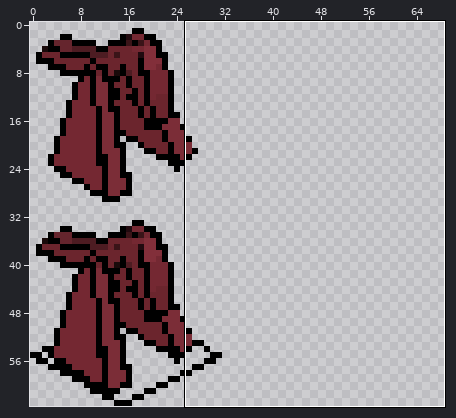
Two states of a sprite sheet, image/buildings.png. The first picture is a wide view before the edit; the outline marks the close-up.
Close-up. Before the edit:
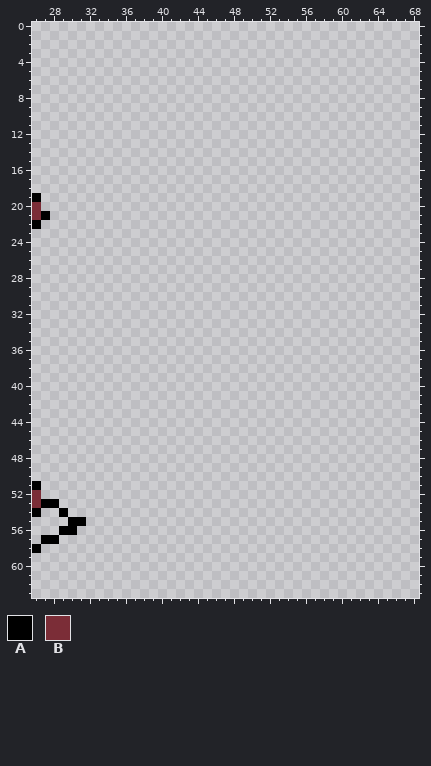
The file is 128x64 pixels. Colours within 5 levels of each other are drawn and written as one. Shown: x 26..68, y 0..63. The wide view leaves out empty margins.
Palette (. is transparent): A #000000  B #7b2d37
Pixels before (only the part around the change), first column x 26:
 0 ...........................................
 1 ...........................................
 2 ...........................................
 3 ...........................................
 4 ...........................................
 5 ...........................................
 6 ...........................................
 7 ...........................................
 8 ...........................................
 9 ...........................................
10 ...........................................
11 ...........................................
12 ...........................................
13 ...........................................
14 ...........................................
15 ...........................................
16 ...........................................
17 ...........................................
18 ...........................................
19 A..........................................
20 B..........................................
21 BA.........................................
22 A..........................................
23 ...........................................
24 ...........................................
25 ...........................................
26 ...........................................
27 ...........................................
28 ...........................................
29 ...........................................
30 ...........................................
31 ...........................................
32 ...........................................
33 ...........................................
34 ...........................................
35 ...........................................
36 ...........................................
37 ...........................................
38 ...........................................
39 ...........................................
40 ...........................................
41 ...........................................
42 ...........................................
43 ...........................................
44 ...........................................
45 ...........................................
46 ...........................................
47 ...........................................
48 ...........................................
49 ...........................................
50 ...........................................
51 A..........................................
52 B..........................................
53 BAA........................................
54 A..A.......................................
55 ....AA.....................................
56 ...AA......................................
57 .AA........................................
58 A..........................................
59 ...........................................
60 ...........................................
61 ...........................................
62 ...........................................
63 ...........................................
And afterwards:
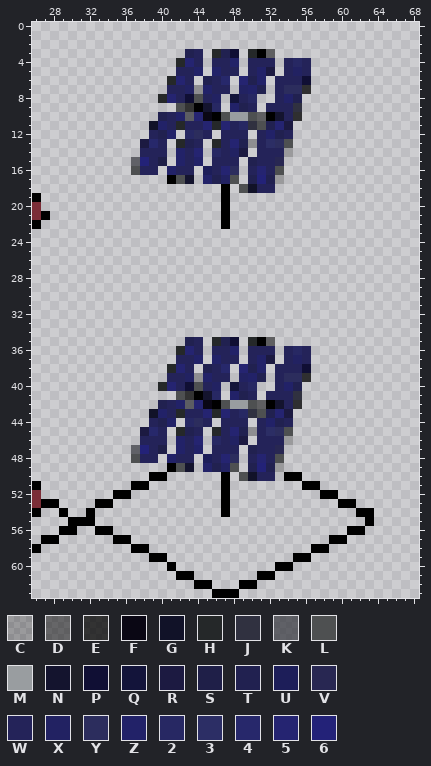
Colours new in this view: C #00000040  D #00000080  E #000000c0  F #0a0714  G #111228  H #252829  J #303140  K #3c3d44c0  L #4e5051  M #999da0  N #14142e  P #100f34  Q #13143a  R #1c1a41  S #1f1f48  T #212150  U #1d1e59  V #282752  W #242359  X #222262  Y #2c2d5d  Z #222268  2 #272863  3 #2c2e65  4 #27286b  5 #252471  6 #232278
Changes in this commit:
Changed rows in their new state; - is an unchanged pixel.
first column x 37:
 3 ------TW-HTP-HAD----
 4 -----H5W-WWZ-WWW-W2W
 5 -----WWZ-ZWW-WZR-WXW
 6 ----H5W-TW4-5TZ-WWWP
 7 ----WWXCZWW-XZT-WYYE
 8 ---H5WPLWX-QW2--WZT-
 9 -----LEAN2-ZTW-WWWJ-
10 ---TWZK5FALMMLDANWE-
11 --GZWHWW5H5W2JLT5R--
12 --WTZ-2YW-WWW-WZTW--
13 -R4W-HTW-HW5TCW3YL--
14 -WWW-ZW5-2WXR-WWWC--
15 K6WS-ZWZ-WWW-TWWV---
16 LWW-ZWW-UW5Y-W5WL---
17 ----ALN-ZTXL-T6TC---
18 ----------A-LGWW----
19 ----------A---------
20 ----------A---------
21 ----------A---------
22 ----------A---------
first column x 32:
35 -----------TW-HTP-HAD-----------
36 ----------H5W-WWZ-WWW-W2W-------
37 ----------WWZ-ZWW-WZR-WXW-------
38 ---------H5W-TW4-5TZ-WWWP-------
39 ---------WWXCZWW-XZT-WYYE-------
40 --------H5WPLWX-QW2--WZT--------
41 ----------LEAN2-ZTW-WWWJ--------
42 --------TWZK5FALMMLDANWE--------
43 -------GZWHWW5H5W2JLT5R---------
44 -------WTZ-2YW-WWW-WZTW---------
45 ------R4W-HTW-HW5TCW3YL---------
46 ------WWW-ZW5-2WXR-WWWC---------
47 -----K6WS-ZWZ-WWW-TWWV----------
48 -----LWW-ZWW-UW5Y-W5WL----------
49 ---------ALN-ZTXL-T6TC----------
50 -------AA------A-LGWW-AA--------
51 -----AA--------A--------AA------
52 ---AA----------A----------AA----
53 -AA------------A------------AA--
54 A--------------A--------------AA
55 A------------------------------A
56 -AA--------------------------AA-
57 ---AA----------------------AA---
58 -----AA------------------AA-----
59 -------AA--------------AA-------
60 ---------A-----------AA---------
61 ----------AA-------AA-----------
62 ------------AA---AA-------------
63 --------------AAA---------------
Pixel boxes of the changes (left, top, right, bottom) in both close-ups:
added: (131, 49, 311, 229)
added: (86, 337, 374, 598)
